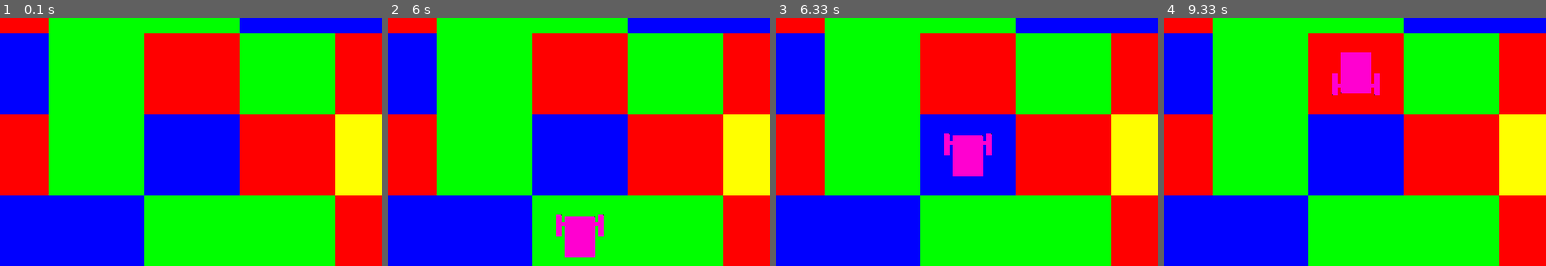
Above: before the commit, frames 1-4 (left to right).
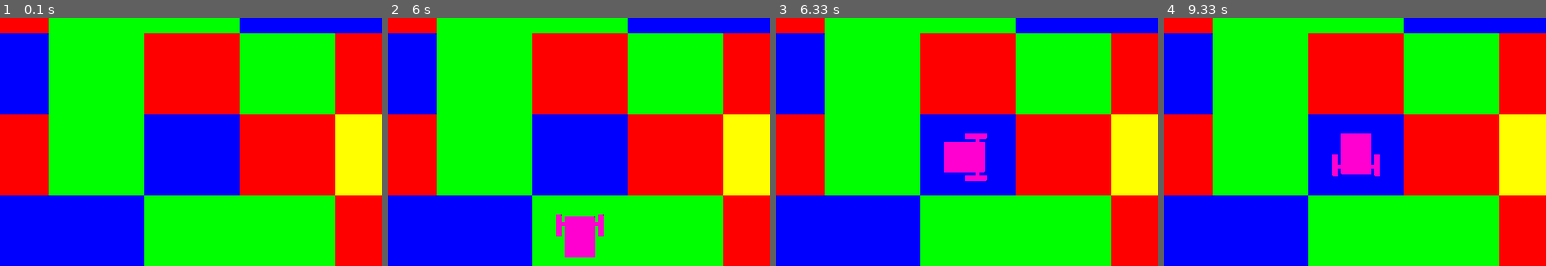
Above: after the commit, the same moments.

Repository: rddesmit/expeditie3_weekopdracht1
Game: pygame game, started from histogram_weekopdracht_pygame.py
Same seed, same stepped clock (60 frames per second), same inputs: the game is played once before the commit and once after it. The source is Python 2; it was converted automatically to run under Python 3.
Inputs:
- Up to frame 1 (0.1 s): no input
- Up to frame 2 (6 s): no input
- Up to frame 3 (6.33 s): no input
- Up to frame 4 (9.33 s): no input
The pictures show only the part of the screen within x 31-81%, y 14-64%; the shares and areas given below are measured in that part.

Frames 1-2 are identical in both runs. In frame 3, 0.8% of the frame differs, in the area x 44-57%, y 46-66%; in frame 4, 3.2%, in the area x 44-57%, y 13-64%.

Commit message:
Added tests

Diff:
--- /dev/null
+++ b/assets/plattegrond.txt
@@ -0,0 +1,12 @@
+1;1;1;1;1;1;1;1;1;1;1;1;
+1;0;3;2;4;4;2;0;4;3;0;1;
+1;4;4;0;3;4;3;3;2;0;4;1;
+1;0;3;5;3;4;3;2;4;4;0;1;
+1;4;3;4;3;3;2;2;4;4;2;1;
+1;2;4;3;2;0;2;3;2;4;0;1;
+1;2;4;4;0;2;4;4;2;3;0;1;
+1;4;3;4;3;2;3;3;3;3;4;1;
+1;4;4;0;4;3;4;2;4;0;3;1;
+1;4;2;0;4;0;3;4;4;3;4;1;
+1;3;2;4;4;0;2;4;4;4;4;1;
+1;1;1;1;1;1;1;1;1;1;1;1;
--- a/assets/test_markov.py
+++ /dev/null
@@ -1,17 +0,0 @@
-from markov import Markov
-from orientation import Orientation
-from colors import Colors
-
-map = [[1,2,3],
-       [3,4,2],
-       [3,2,1]]
-
-markov = Markov(map, Orientation.WEST, "test")
-markov.update(3)
-markov.normalize()
-markov.move()
-
-for i in markov._p:
-    print i
-
-print markov
--- a/histogram_weekopdracht_pygame.py
+++ b/histogram_weekopdracht_pygame.py
@@ -45,14 +45,10 @@
 from colors import Colors
 from orientation import Orientation
 
-# TODO: Zet SIMULATION op False om de EV3 aan te sturen, en True om een simulatie te doen
+SIMULATION = False
 
-
-SIMULATION = True
-
-if not SIMULATION:
+if SIMULATION:
     from robot import Robot
-
 
 # Helper functies
 def load_map(filename):
@@ -88,63 +84,48 @@
 
     return world
 
-
 # Laad de juiste kaart
 start_orientation = Orientation.NORTH
 world = load_map("assets/test_plattegrond.txt")
 robot = None
 
 # Verbind met de robot Kies tussen echte of gesimuleerde robot
-# TODO: initialiseer Markov met de kaart
-
-if not SIMULATION:
+if SIMULATION:
     robot = Robot()
 else:
     robot = HistogramFilterSimulatedRobot(world, 6, 4, start_orientation)
     robot.draw()
 
 robot.connect_color()
-
 markov = Markov(world, start_orientation, "rddesmit")
-
 found = False
 
 while not found:
-    def calculate_direction((ly, lx), (dy, dx)):
-        if ly == dy:
-            # we are on the correct row, navigate to the correct column
-            return Orientation.WEST if lx > dx else Orientation.EAST
-        else:
-            # we are NOT on te correct row, navigate to the correct row
-            return Orientation.NORTH if ly > dy else Orientation.SOUTH
+    location = markov.current_estimate()
+    destination = (1, 1)
 
-    def rotate(c_orientation, d_orientation):
-        if c_orientation - d_orientation == 0:
-            pass
-        elif c_orientation - d_orientation >= 1:
-            robot.rotate(-1)
-            markov.rotate(-1)
-        else:
-            robot.rotate(1)
-            markov.rotate(1)
-
-    location = markov.current_estimate()
-    destination = (3, 6)
-
-
-    # TODO: beweeg de robot en update de Markov (probeer eerst vast of random route,
-    # denk daarna na over een strategie die je bij de parkeerplaats brengt)
     # drive
     robot.drive(0.10)
     markov.move()
 
     # rotate
-    direction = calculate_direction((location[1], location[2]), destination)
-    while markov._orientation != direction:
-        rotate(markov._orientation, direction)
+    direction = Orientation.calculate_direction((location[1], location[2]), destination)
+    while direction != markov._orientation:
+        rotate_direction = Orientation.rotate(markov._orientation, direction)
 
-    # TODO: doe een measurement en update de Markov
+        if rotate_direction == Orientation.LEFT:
+            markov.rotate_left()
+            robot.turn_left()
+            time.sleep(3)
+        elif rotate_direction == Orientation.RIGHT:
+            markov.rotate_right()
+            robot.turn_right()
+            time.sleep(3)
+        else:
+            pass
+
     # calculate
+    time.sleep(2)
     measurement = robot.sense_color()
     markov.update(measurement)
 
@@ -153,17 +134,5 @@
             found = True
             print "found"
 
-    # for x in markov._p:
-    #     print x
-
     print markov
-    time.sleep(3)
-
-
-
-
-
-
-
-
-# TODO: bekijk je estimate en besluit of je kunt stoppen of terug moet naar de meting
+    time.sleep(1)
--- a/markov.py
+++ b/markov.py
@@ -10,7 +10,7 @@
 
     """
 
-    def __init__(self, world, orientation, name):
+    def __init__(self, world, orientation, name, p_hit=.7, p_overshoot=.1, p_undershoot=.1):
         """
         Geef Markov de kaart, initiele robot orientatie en een naam voor deze Markov
         """
@@ -26,7 +26,6 @@
         # !!! Coordinates are swapped, because multidimensional arrays are used !!!
         # (x,y) => map[y][x]
         # orientations are swapped accordingly
-        self._orientations = [[-1, 0], [0, 1], [1, 0], [0, -1]]
         # set world and orientatio
         self._world = world
         self._orientation = orientation
@@ -37,10 +36,10 @@
 
         # TODO: pas deze waarden aan om de robot meer of minder accuraat te maken
         # init sensor probabilities
-        self._pHit = 0.7
+        self._pHit = p_hit
         self._pMiss = 1. - self._pHit
-        self._pOvershoot = 0.05
-        self._pUndershoot = 0.05
+        self._pOvershoot = p_overshoot
+        self._pUndershoot = p_undershoot
         self._pExact = 1. - self._pOvershoot - self._pUndershoot
 
     def normalize(self):
@@ -61,6 +60,12 @@
         debug_string = "\n" + debug_string + "Best estimate: " + str(self.current_estimate()) + "\n\n"
 
         return debug_string
+
+    def rotate_left(self):
+        self.rotate(-1)
+
+    def rotate_right(self):
+        self.rotate(1)
 
     def rotate(self, direction):
         """
@@ -102,12 +107,11 @@
 
         def move_east(d):
             def p(yi, xi):
-                s = self._pExact * self._p[yi][(xi-d) % len(self._p)]
-                s += self._pOvershoot * self._p[yi][(xi-d-1) % len(self._p)]
-                s += self._pUndershoot * self._p[yi][(xi-d+1) % len(self._p)]
+                s = self._pExact * self._p[yi][(xi-d) % len(self._p[0])]
+                s += self._pOvershoot * self._p[yi][(xi-d-1) % len(self._p[0])]
+                s += self._pUndershoot * self._p[yi][(xi-d+1) % len(self._p[0])]
                 return s
 
-            d %= len(self._p[0])
             self._p = [[p(yi, xi) for (xi, x) in enumerate(y)] for (yi, y) in enumerate(self._p)]
 
         def move_south(d):
@@ -125,6 +129,8 @@
             move_south(distance)
         elif self._orientation == Orientation.WEST:
             move_west(distance)
+
+        self.normalize()
 
     def current_estimates(self):
         """
--- a/orientation.py
+++ b/orientation.py
@@ -1,3 +1,5 @@
+import random
+
 class Orientation:
 
     def __init__(self):
@@ -8,3 +10,29 @@
     EAST = 1
     SOUTH = 2
     WEST = 3
+
+    direction_names = ["Left", "Right"]
+    NONE = 0
+    LEFT = -1
+    RIGHT = 1
+
+    @staticmethod
+    def calculate_direction((ly, lx), (dy, dx)):
+        def orientate_x():
+            return Orientation.WEST if lx > dx else Orientation.EAST
+
+        def orientate_y():
+            return Orientation.NORTH if ly > dy else Orientation.SOUTH
+
+        # decide random whether or not to solve x-axis first
+        direction = random.randint(0, 1)
+        return orientate_x() if direction == 0 or ly == dy else orientate_y()
+
+    @staticmethod
+    def rotate(c_orientation, d_orientation):
+        if c_orientation - d_orientation == 0:
+            return Orientation.NONE
+        elif c_orientation - d_orientation >= 1:
+            return Orientation.LEFT
+        else:
+            return Orientation.RIGHT
--- a/robot.py
+++ b/robot.py
@@ -8,11 +8,11 @@
 # Het ip-adres van de ev3 die bestuurd wordt
 
 # TODO: Aanpassen voor jouw robot
-IP_EV3 = "192.168.0.10"
+IP_EV3 = "172.31.81.109"
 # Straal (as tot grond) van de wielen in meters(!)
-WHEEL_RADIUS = 1.0
+WHEEL_RADIUS = 0.04
 # Afstand tussen de wielen in meters
-WHEEL_BASE = 1.0
+WHEEL_BASE = 0.119
 # Aantal 'tikken' van de rotary counter in een wiel, bij de EV3 is die 360 tikken per omwenteling
 WHEEL_TICKS360 = 360.
 
--- /dev/null
+++ b/test_markov.py
@@ -0,0 +1,104 @@
+from markov import Markov
+from orientation import Orientation
+from colors import Colors
+import time
+import unittest
+
+
+class TestMarkov(unittest.TestCase):
+
+    def test_normalize(self):
+        map = [[1, 2, 3]]
+        markov = Markov(map, Orientation.EAST, "test_normalize", 1, 0, 0)
+        markov.normalize()
+
+        total = reduce(lambda acc, c: acc + sum(c), markov._p, 0.)
+        self.assertTrue(total == 1)
+
+    def test_update(self):
+        map = [[1, 2, 3]]
+        markov = Markov(map, Orientation.EAST, "test_update", 1, 0, 0)
+        markov.update(1)
+
+        p = [[1., 0., 0.]]
+        self.assertListEqual(markov._p, p)
+
+    def test_normalize_after_update(self):
+        map = [[1, 2, 3]]
+        markov = Markov(map, Orientation.EAST, "test_normalize_after_update", 1, 0, 0)
+        markov.update(1)
+
+        total = reduce(lambda acc, c: acc + sum(c), markov._p, 0.)
+        self.assertTrue(total == 1)
+
+    def test_move_north(self):
+        map = [[1, 2, 3],
+               [2, 3, 3],
+               [3, 2, 3]]
+        markov = Markov(map, Orientation.NORTH, "test_move_north", 1, 0, 0)
+        markov.update(1)
+        markov.move(1)
+
+        p = [[0., 0., 0.],
+             [0., 0., 0.],
+             [1., 0., 0.]]
+        self.assertListEqual(markov._p, p)
+
+    def test_move_east(self):
+        map = [[1, 2, 3]]
+        markov = Markov(map, Orientation.EAST, "test_move_east", 1, 0, 0)
+        markov.update(1)
+        markov.move(1)
+
+        p = [[0., 1., 0.]]
+        self.assertListEqual(markov._p, p)
+
+    def test_move_south(self):
+        map = [[1, 2, 3],
+               [2, 3, 3],
+               [3, 2, 3]]
+        markov = Markov(map, Orientation.SOUTH, "test_move_south", 1, 0, 0)
+        markov.update(1)
+        markov.move(1)
+
+        p = [[0., 0., 0.],
+             [1., 0., 0.],
+             [0., 0., 0.]]
+        self.assertListEqual(markov._p, p)
+
+    def test_move_west(self):
+        map = [[1, 2, 3]]
+        markov = Markov(map, Orientation.WEST, "test_move_west", 1, 0, 0)
+        markov.update(1)
+        markov.move(1)
+
+        p = [[0., 0., 1.]]
+        self.assertListEqual(markov._p, p)
+
+    def test_p_hit(self):
+        map = [[1, 2, 3]]
+        markov = Markov(map, Orientation.EAST, "test_p_hit", .75, 0, 0)
+        markov.update(1)
+
+        p = [[.6, .2, .2]]
+        self.assertAlmostEqual(markov._p[0][0], p[0][0])
+        self.assertAlmostEqual(markov._p[0][1], p[0][1])
+        self.assertAlmostEqual(markov._p[0][2], p[0][2])
+
+    def test_p_overshoot(self):
+        map = [[1, 2, 3]]
+        markov = Markov(map, Orientation.EAST, "test_p_overshoot", 1, .5, 0)
+        markov.update(1)
+        markov.move(1)
+
+        p = [[0., .5, .5]]
+        self.assertListEqual(markov._p, p)
+
+    def test_p_undershoot(self):
+        map = [[1, 2, 3]]
+        markov = Markov(map, Orientation.EAST, "test_p_undershoot", 1, 0, .5)
+        markov.update(1)
+        markov.move(1)
+
+        p = [[.5, .5, 0.]]
+        self.assertListEqual(markov._p, p)
